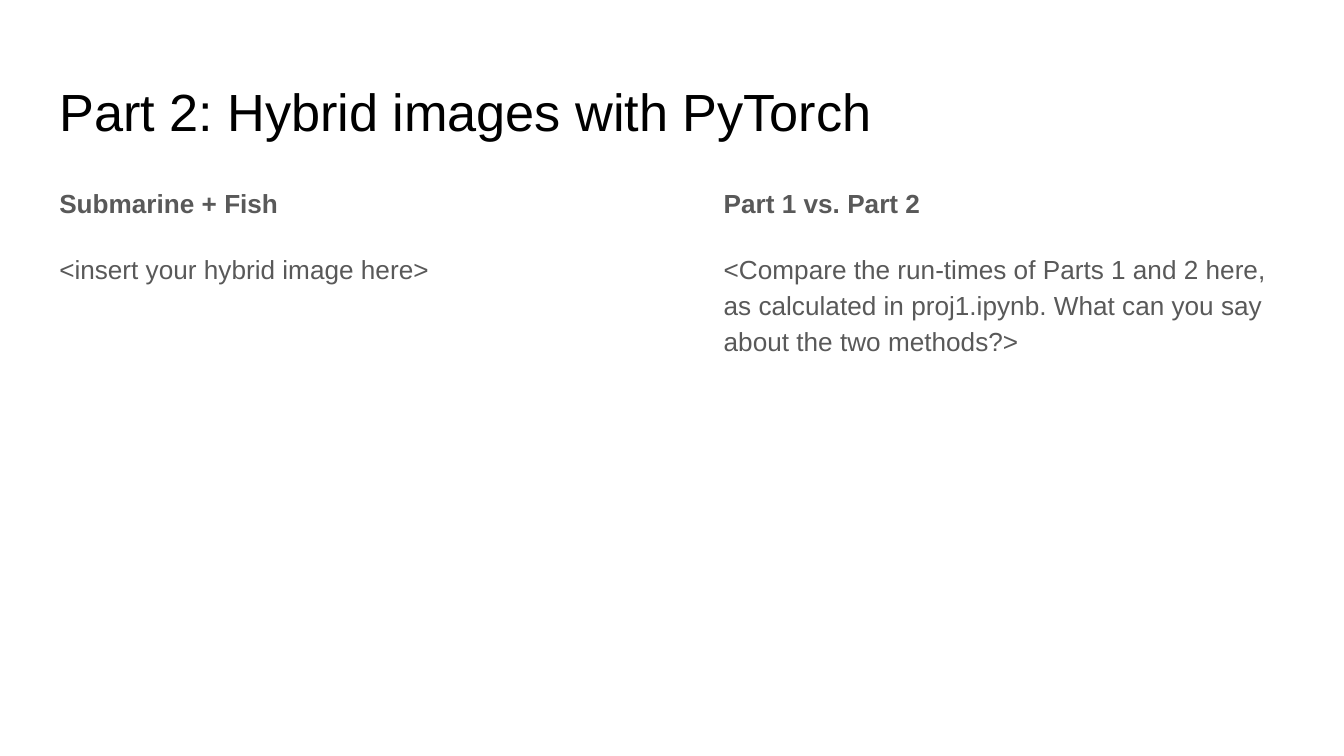
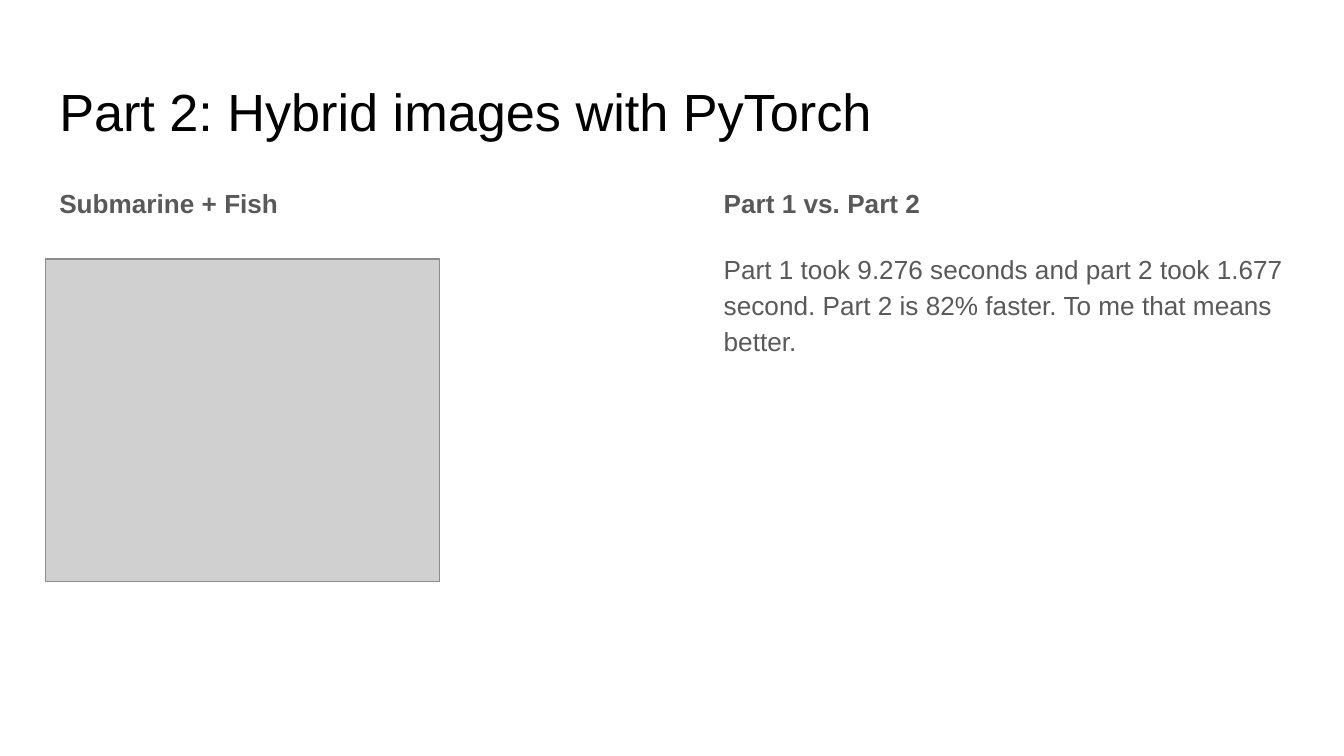
Before and after one commit to haoranw96/filtering_hybrid, a slide deck: slide 10 of report_template.pptx. Drawn at 1344x756 pixels with LibreOffice and Linux fonts; fonts in the diff are those of the drawing; grey boxes stand for pictures. Boxes give left, top, right and bottom in pixels: in the first picture for what was removed or moved away, otherwise in the second. Text is boxed around its words. In the diff, an @@ line names an element or a change of style, - is before the commit and + after.

```diff
--- a/report_template.pptx
+++ b/report_template.pptx
@@ picture added at <box>46,259,439,582</box> @@
@@ text at <box>59,260,429,285</box>: paragraph removed @@
-<insert your hybrid image here>
@@ text at <box>724,260,1282,351</box>: text changed @@
-<Compare the run-times of Parts 1 and 2 here, as calculated in proj1.ipynb. What can you say about the two methods?>
+Part 1 took 9.276 seconds and part 2 took 1.677 second. Part 2 is 82% faster. To me that means better.
```
Also in this commit, not shown: 9 other slides changed, 2 slides added, 2 slides removed, 1 other file.
